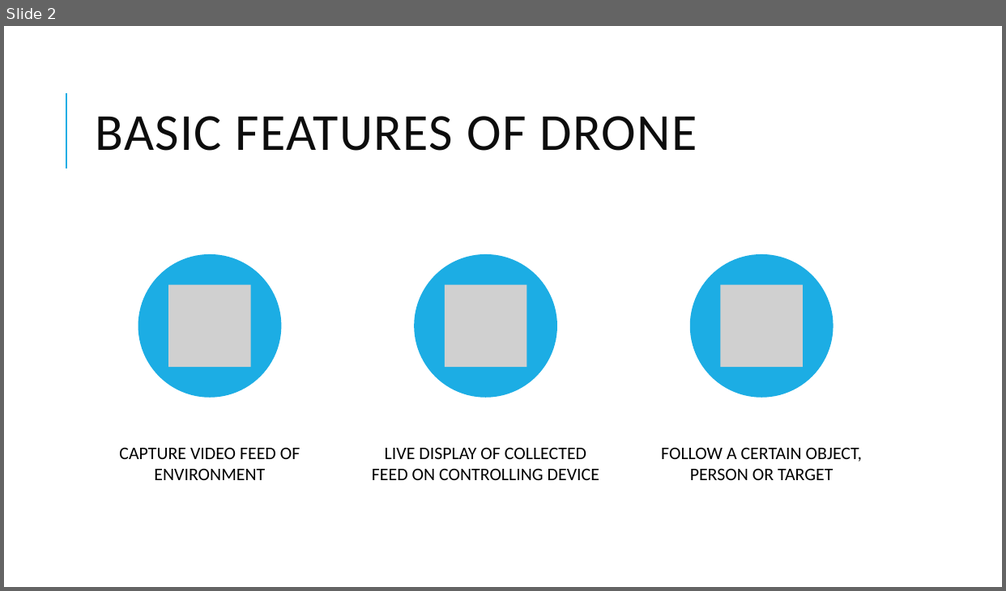
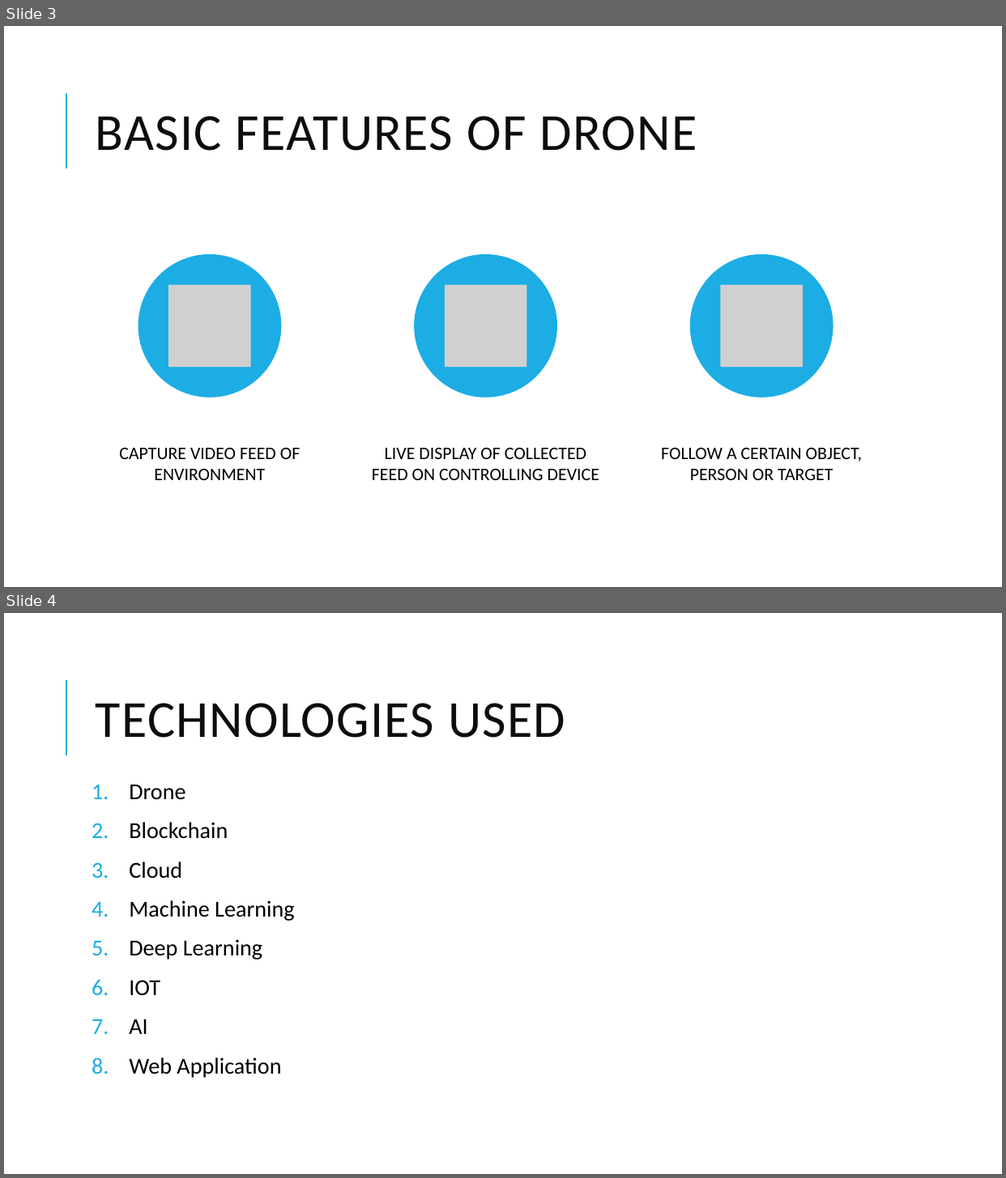
Before and after one commit to MihirRajeshPanchal/STAMP-Drone, a slide deck: Documentation/PPT/HighProfileSecurityDrone.pptx. Shown one above the other, each under a label of ours: slide 2 before the commit, slides 3 and 4 after it. The pictures are 1006x591 and 1006x1178 pixels, drawn with LibreOffice and Linux fonts; fonts in the diff are those of the drawing; grey boxes stand for pictures. Boxes give left, top, right and bottom in pixels: in the first picture for what was removed or moved away, otherwise in the second. Text is boxed around its words. In the diff, an @@ line names an element or a change of style, - is before the commit and + after.

Commit message:
Added Drone PPT with Features and Applications

```diff
--- a/Documentation/PPT/HighProfileSecurityDrone.pptx
+++ b/Documentation/PPT/HighProfileSecurityDrone.pptx
@@ slide 4 added at [4,613,1002,1174], background #FFFFFF; not listed: 1 template element that a slide beside it also shows @@
@@ title added at [96,703,565,738], 50 pt, text #0D0D0D @@
+TECHNOLOGIES USED
@@ text added at [129,785,294,1078], 22 pt, text #000000 @@
+1. Drone
+2. Blockchain
+3. Cloud
+4. Machine Learning
+5. Deep Learning
+6. IOT
+7. AI
+8. Web Application
@@ what was slide 2 is now slide 3 @@
```
Also in this commit, not shown: 3 slides changed, 7 other slides added, 3 slides removed, 5 other files.
